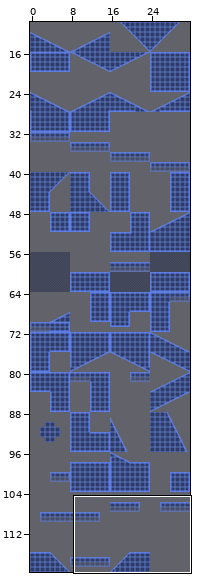
Tiled map: assets/levels/R0/tilemap128.tmx. Above, an overview of the earlier version with the close-up marked.
Close-up. First the earlier version:
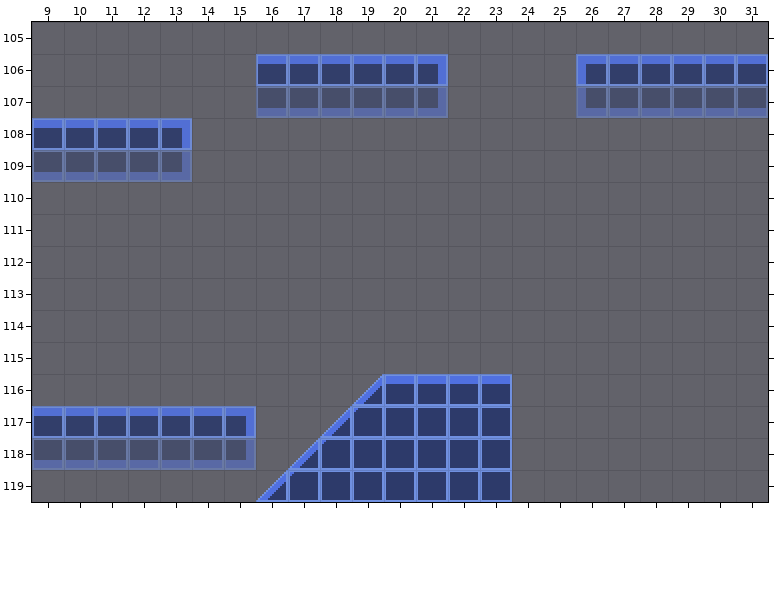
Cells are 16x16 px. Shown: x 9..31, y 105..119.
The result:
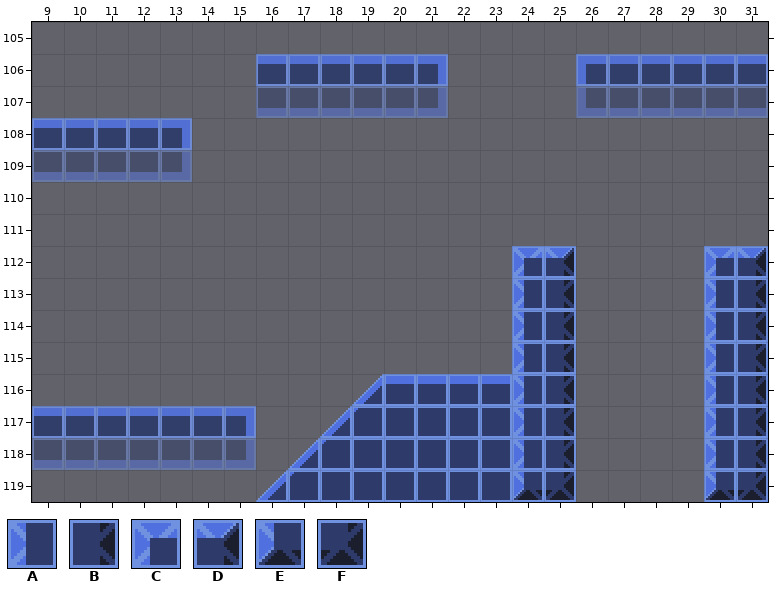
Key: from "16x16": A 12, B 13, C 52, D 53, E 54, F 55.
_ is an empty cell, . an unchanged one.
Edits made:
--- layer "solid"
@@ x 24..31 @@
-112 __....__
-113 __....__
-114 __....__
-115 __....__
-116 __....__
-117 __....__
-118 __....__
-119 __....__
+112 CD....CD
+113 AB....AB
+114 AB....AB
+115 AB....AB
+116 AB....AB
+117 AB....AB
+118 AB....AB
+119 EF....EF
Where, in picture pixels (left, top, right, bottom), the same in both close-ups:
added: (512, 246, 576, 502)
added: (704, 246, 768, 502)
